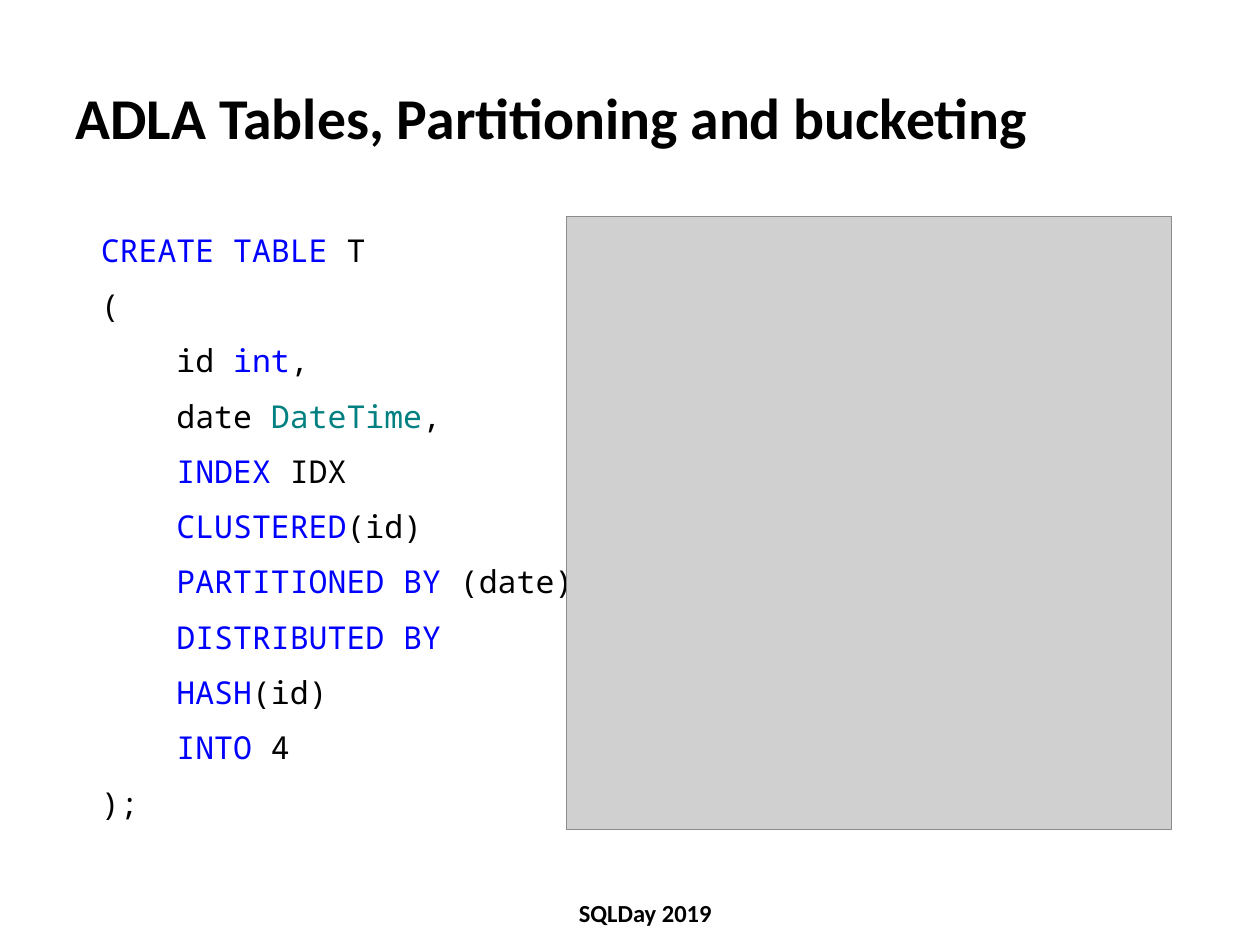
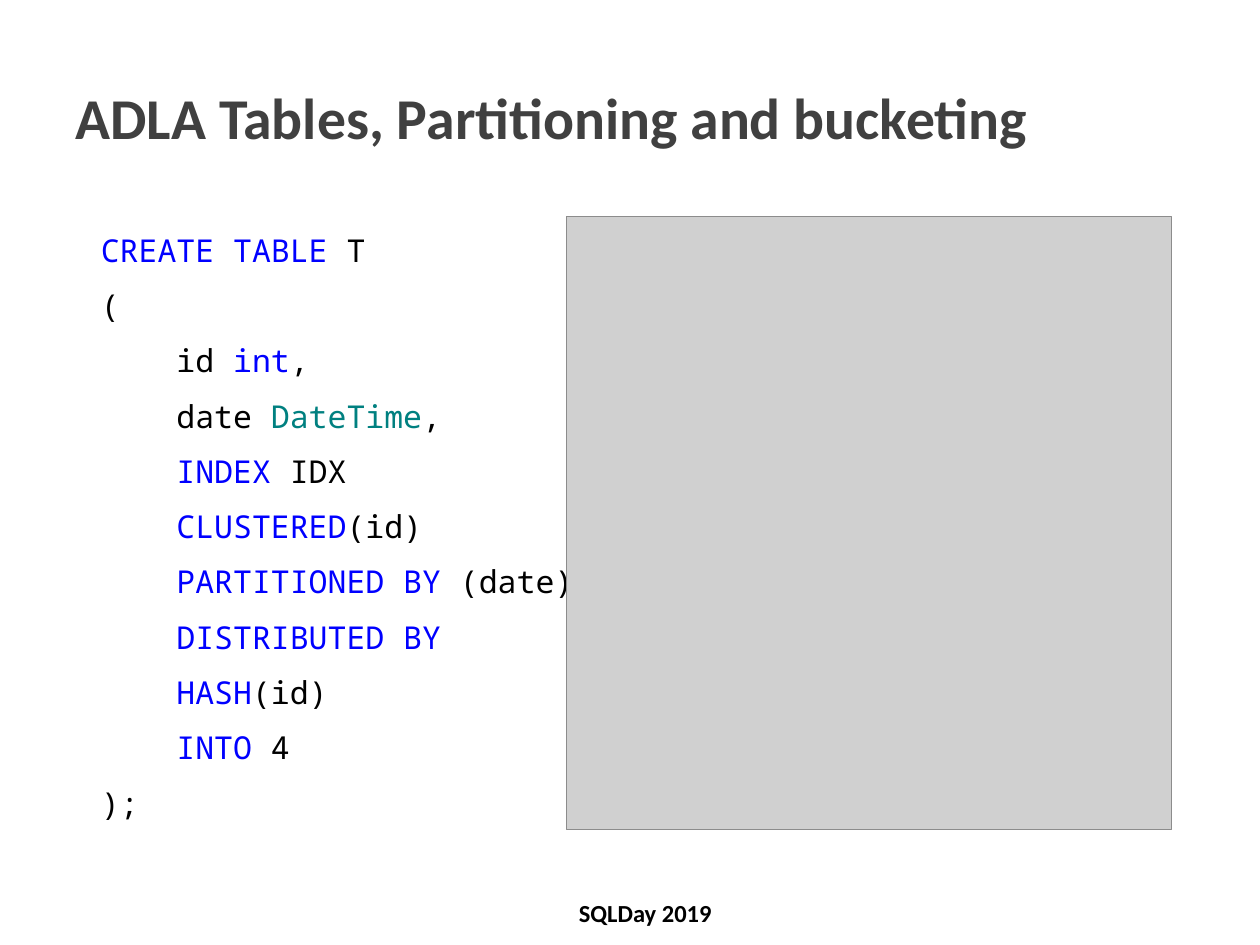
Before and after one commit to cloud4yourdata/CommunityEvents, a slide deck: slide 27 of SQLDay2019/SQLDay2019_PartitioningInBigDataSolutions.pptx. Drawn at 1260x945 pixels with LibreOffice and Linux fonts; fonts in the diff are those of the drawing; grey boxes stand for pictures; background and template pictures are left out. Boxes give left, top, right and bottom in pixels: in the first picture for what was removed or moved away, otherwise in the second. Text is boxed around its words. In the diff, an @@ line names an element or a change of style, - is before the commit and + after.

```diff
--- a/SQLDay2019/SQLDay2019_PartitioningInBigDataSolutions.pptx
+++ b/SQLDay2019/SQLDay2019_PartitioningInBigDataSolutions.pptx
@@ title "ADLA Tables, Partitioning and bucketing" at box(76, 98, 1027, 149): text colour #000000 to #404040 @@
```
Also in this commit, not shown: 17 other slides changed, 1 other file.
